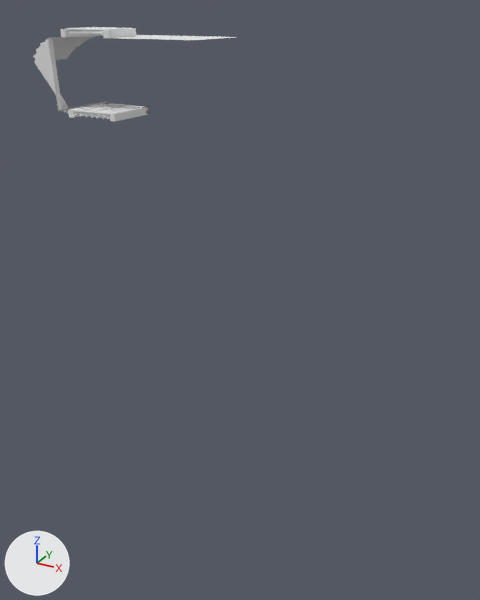
The Blender file TFG_inicial/Assets/Modelos/Fuera_de_celda.blend: old version first, new version second.
Both versions are drawn from a 50 mm lens placed at (9.33, -11.43, 3.07), pointed at (2.21, 1.52, -3.4). The axes (+X, +Y, +Z) are drawn at lower left. The lights are the same throughout.

The scene before the commit, as lines of its bpy script (objects in view):
```python
me_cube_002 = bpy.data.meshes.new('Cube.002')
me_cube_002.from_pydata(...)  # 92 vertices, 66 faces; spans x -0.68..0.84, y -0.24..0.32, z 0.18..0.54
# faces by material slot: [57, 9]
me_cube_002.materials.append(mat_material)  # white #e7e7e7
me_cube_002.materials.append(mat_material_001)  # white #e7e7e7
ob_cube_001 = bpy.data.objects.new('Cube.001', me_cube_002)
ob_cube_001.location = (0.0, 0.0, 0.0)
ob_cube_001.scale = (3.0, 3.0, 5.0)
```
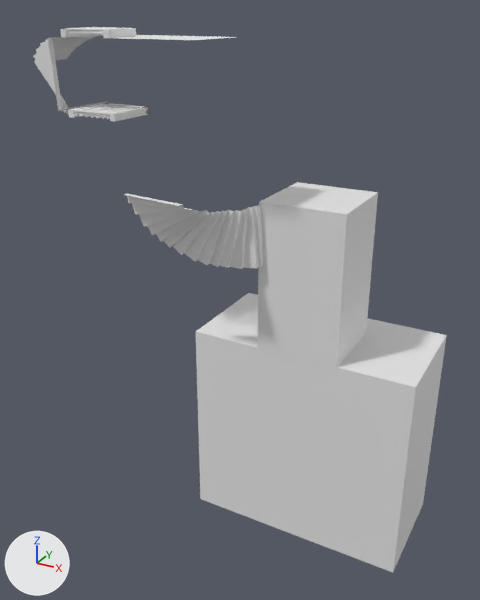
Where the change shows, as pixel boxes (x1, y1, x2, y2) in the pictures (480 x 600 px):
```json
{"object": "Cube.002", "change": "added", "after": [196, 293, 447, 573]}
{"object": "Cube", "change": "added", "after": [258, 182, 378, 370]}
{"object": "Cube.000", "change": "added", "after": [124, 193, 264, 269], "faces in mat_material_006 (white #e7e7e7)": [163, 210, 233, 267], "faces in mat_material_002 (white #e7e7e7)": [218, 204, 264, 269], "faces in mat_material_004 (white #e7e7e7)": [124, 193, 205, 241]}
```

The change, as JSON lines over the scene's bpy script:
```json
{"op": "add", "block": "mat_material_002", "code": ["mat_material_002 = diffuse_material('Material.002')", "mat_material_002.base_color = (0.8, 0.8, 0.8)  # white #e7e7e7"]}
{"op": "add", "block": "mat_material_006", "code": ["mat_material_006 = diffuse_material('Material.006')", "mat_material_006.base_color = (0.8, 0.8, 0.8)  # white #e7e7e7"]}
{"op": "add", "block": "mat_material_004", "code": ["mat_material_004 = diffuse_material('Material.004')", "mat_material_004.base_color = (0.8, 0.8, 0.8)  # white #e7e7e7"]}
{"op": "add", "block": "me_cube_000", "code": ["me_cube_000 = bpy.data.meshes.new('Cube.000')", "me_cube_000.from_pydata(...)  # 62 vertices, 29 faces; spans x 0.267..1.052, y -0.748..-0.131, z -0.954..-0.599", "# faces by material slot: [9, 10, 10]", "me_cube_000.materials.append(mat_material_002)  # white #e7e7e7", "me_cube_000.materials.append(mat_material_004)  # white #e7e7e7", "me_cube_000.materials.append(mat_material_006)  # white #e7e7e7"]}
{"op": "add", "block": "me_cube", "code": ["me_cube = bpy.data.meshes.new('Cube')", "me_cube.from_pydata(...)  # a box spanning x -1.0..1.0, y -1.0..1.0, z -2.61..1.0"]}
{"op": "add", "block": "me_cube_004", "code": ["me_cube_004 = bpy.data.meshes.new('Cube.004')", "me_cube_004.from_pydata(...)  # a box spanning x -4.06..4.06, y -1.0..3.13, z -6.69..1.0"]}
{"op": "add", "block": "ob_cube_000", "code": ["ob_cube_000 = bpy.data.objects.new('Cube.000', me_cube_000)", "ob_cube_000.location = (-0.11, 1.48, 2.53)", "ob_cube_000.scale = (3.0, 3.0, 5.0)"]}
{"op": "add", "block": "ob_cube", "code": ["ob_cube = bpy.data.objects.new('Cube', me_cube)", "ob_cube.location = (3.92, 2.08, -1.76)"]}
{"op": "add", "block": "ob_cube_002", "code": ["ob_cube_002 = bpy.data.objects.new('Cube.002', me_cube_004)", "ob_cube_002.location = (3.94, 1.77, -4.99)", "ob_cube_002.scale = (0.682, 0.682, 0.682)"]}
```
